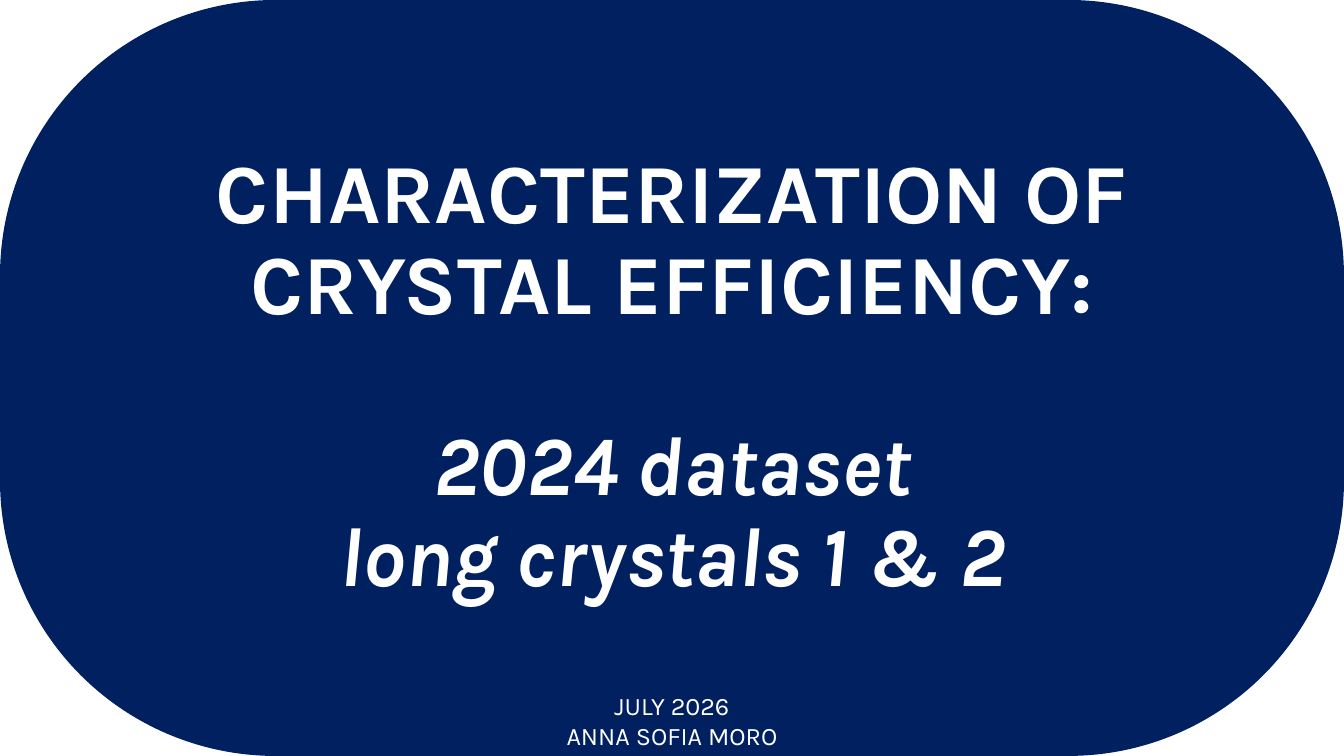
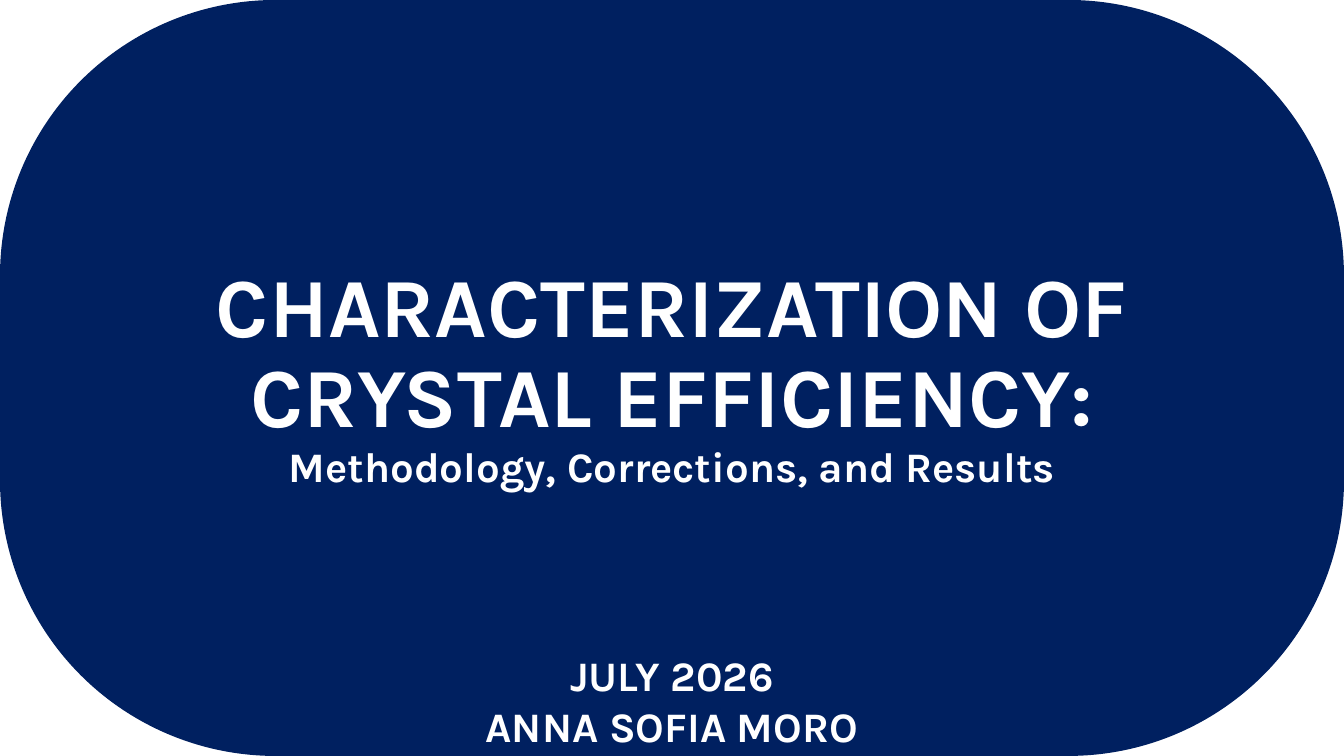
Before and after one commit to annaasofia/tesi, a slide deck: slide 1 of slides/week4.pptx. Drawn at 1344x756 pixels with LibreOffice and Linux fonts; fonts in the diff are those of the drawing. Boxes give left, top, right and bottom in pixels: in the first picture for what was removed or moved away, otherwise in the second. Text is boxed around its words. In the diff, an @@ line names an element or a change of style, - is before the commit and + after.

```diff
--- a/slides/week4.pptx
+++ b/slides/week4.pptx
@@ text in rounded rectangle at (289, 452, 1055, 493): text changed; size 60 to 30 pt; italic off @@
-2024 dataset
-long crystals 1 & 2
+Methodology, Corrections, and Results
@@ text "JULY 2026": place and size @@
-text "JULY 2026" at (567, 699, 777, 746)
+text "JULY 2026" at (486, 663, 858, 743)
@@ text "JULY 2026" at (486, 663, 858, 743): size 18 to 30 pt, bold on @@
```
Also in this commit, not shown: 18 other slides changed, 6 slides added, 6 slides removed, 2 other files.
